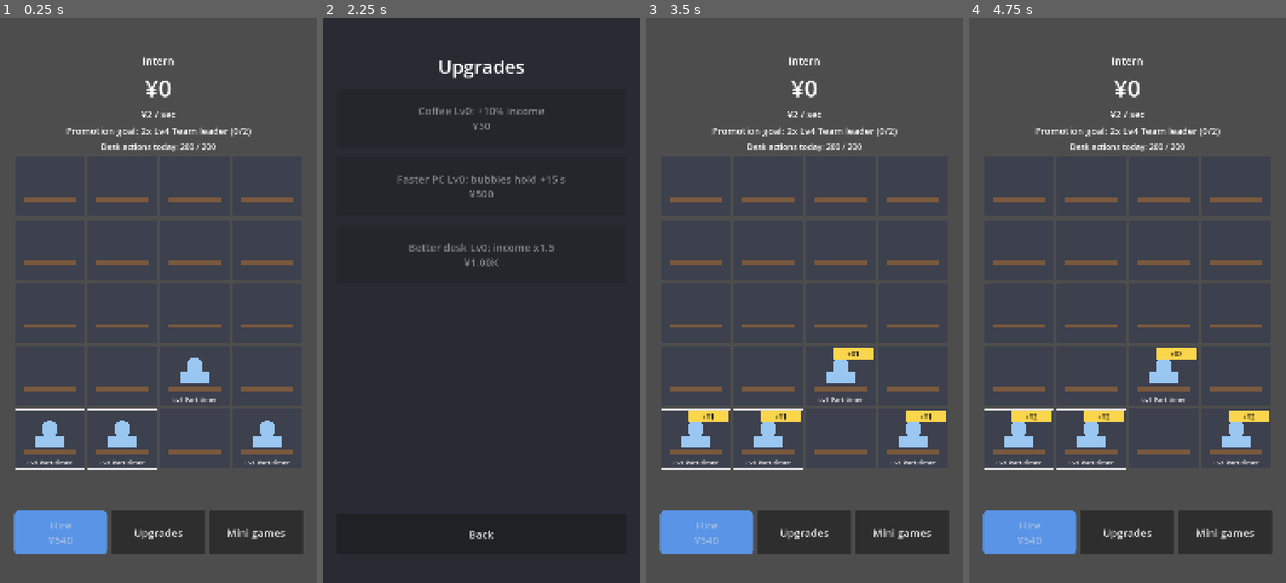
Above: before the commit, frames 1-4 (left to right).
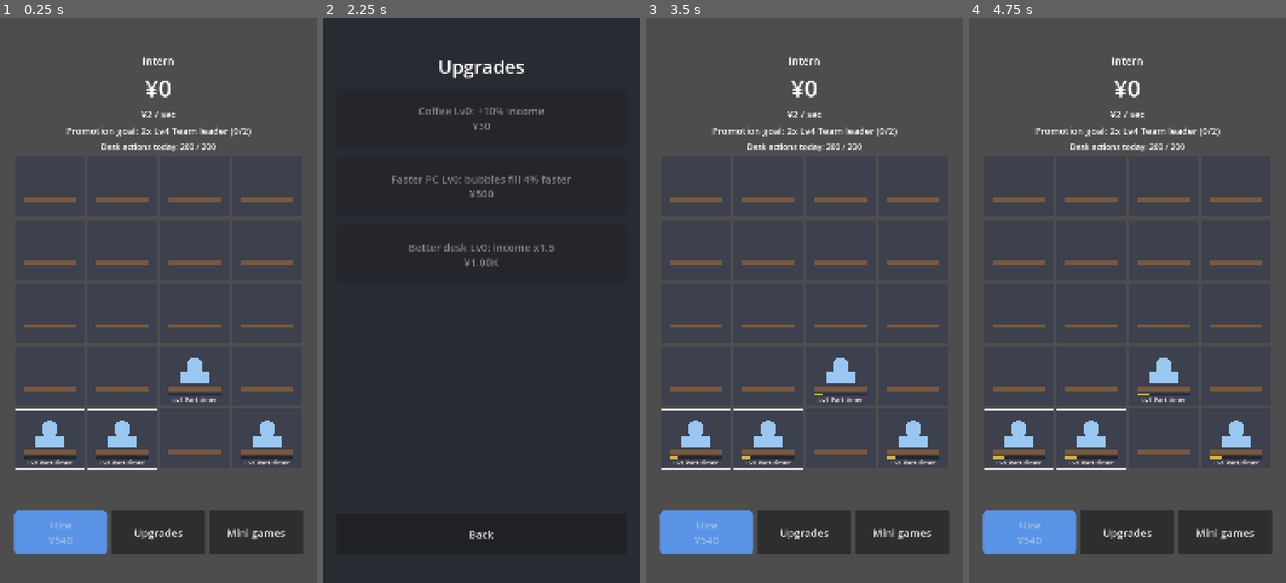
Above: after the commit, the same moments.

Repository: zulfahmi14/corporate-ladder-tycoon
Game: Godot game, scene res://src/ui/main/main.tscn
Two runs of this game, one before a commit and one after it. Both use one fixed random seed, a clock stepped at 60 frames per second and the inputs below.
Inputs:
- Up to frame 1 (0.25 s): no input
- Up to frame 2 (2.25 s): click "Upgrades" at 0.5 s; click "Mini games" at 1.25 s; click "Upgrades" at 2 s
- Up to frame 3 (3.5 s): click "Mini games" at 2.75 s
- Up to frame 4 (4.75 s): click "Upgrades" at 3.5 s; click "Mini games" at 4.25 s

The runs differ from the first frame. In frame 1, 0.4% of the frame differs, in the area x 7-93%, y 66-79%; in frame 2, 0.4%; in frame 3, 1.4%, in the area x 7-95%, y 58-79%; in frame 4, 1.4%.

Commit message:
Fixed-size bubbles, no seat swaps, fire when stuck, welcome-back lump
Owner changes (D-12):
- Each level's bubble has a fixed capacity and fill time (Lv1 20 s,
  Senpai 60 s, ... Lv12 20 min). It can be collected only when full and
  the desk earns nothing until it is. Faster PC now fills 4% faster.
- Seats never swap: drag only to an empty desk or onto a twin neighbour.
- Stuck (every desk taken, no neighbouring pair): a Fire button appears;
  firing costs 10 minutes of that coworker's income as severance.
- Time away fills each bubble once; 50% of income for the capped time
  waits behind a 'Welcome back! Collect' button (offline earnings kept).
- Desks draw a fill bar; full bubbles show the amount; fire mode shows
  severance in red.
- Sim: CEO day 16.8 / 9.9 (ads); a careful player never needs Fire, a
  careless one fires cheap Lv1s.

Co-Authored-By: Claude Opus 5.5 <noreply@anthropic.com>
Claude-Session: https://claude.ai/code/session_01SnyqAje3u6iqyeA2hjPDje

Diff:
--- a/locale/translations.csv
+++ b/locale/translations.csv
@@ -73,7 +73,7 @@
 UPGRADES_TITLE,Upgrades
 UPGRADE_COFFEE,"Coffee Lv{level}: +10% income
 {cost}"
-UPGRADE_PC,"Faster PC Lv{level}: bubbles hold +15 s
+UPGRADE_PC,"Faster PC Lv{level}: bubbles fill 4% faster
 {cost}"
 UPGRADE_DESK,"Better desk Lv{level}: income x1.5
 {cost}"
@@ -90,3 +90,9 @@
 LEVEL_EXECUTIVE,Executive
 LEVEL_VICE_PRESIDENT,Vice pres.
 LEVEL_BOARD_ADVISOR,Board advisor
+MAIN_WELCOME_BACK,Welcome back! Collect {amount}
+MAIN_FIRE_BUTTON,Office stuck: fire someone
+MAIN_FIRE_CANCEL,Cancel firing
+TOAST_OCCUPIED,That desk is taken. Move to an empty desk or merge with a twin.
+TOAST_FIRE_PICK,Tap a coworker to fire. Severance is shown in red.
+TOAST_FIRE_TOO_POOR,Not enough yen for that severance yet.
--- a/src/core/economy.gd
+++ b/src/core/economy.gd
@@ -48,9 +48,9 @@
 	return (1.0 + EconomyData.COFFEE_BONUS * coffee_level) * pow(EconomyData.DESK_MULT, desk_level)
 
 
-## How many seconds of income a bubble holds while the app is open.
-static func bubble_cap_s(pc_level: int) -> float:
-	return EconomyData.BUBBLE_ACTIVE_CAP_S + EconomyData.PC_CAP_S_PER_LEVEL * pc_level
+## Seconds to fill one bubble at [param level]; Faster PC shortens it 4% per level.
+static func fill_seconds(level: int, pc_level: int) -> float:
+	return EconomyData.FILL_S[level - 1] * (1.0 - EconomyData.PC_FILL_SPEEDUP * pc_level)
 
 
 static func offline_cap_s(rank: int, careers: int) -> float:
--- a/src/core/economy_data.gd
+++ b/src/core/economy_data.gd
@@ -47,9 +47,14 @@
 const ACTIONS_AD_BONUS: int = 50
 const ACTIONS_RESET_HOUR: int = 4
 
-const BUBBLE_ACTIVE_CAP_S: float = 30.0
-const BUBBLE_SHOW_S: float = 3.0
-const PC_CAP_S_PER_LEVEL: float = 15.0
+## Seconds for each level's bubble to fill (capacity = income x fill seconds).
+## A full bubble must be tapped before the desk earns again (D-12).
+const FILL_S: Array[float] = [
+	20.0, 30.0, 60.0, 90.0, 120.0, 180.0, 240.0, 300.0, 420.0, 600.0, 900.0, 1200.0
+]
+const PC_FILL_SPEEDUP: float = 0.04
+## Firing (only when the office is stuck): severance = 10 minutes of that coworker's income.
+const FIRE_SEVERANCE_S: float = 600.0
 
 const COFFEE_BASE_COST: float = 50.0
 const COFFEE_GROWTH: float = 1.9
--- a/src/core/game_rules.gd
+++ b/src/core/game_rules.gd
@@ -2,7 +2,7 @@
 extends RefCounted
 ## Actions that change a PlayerState. Pure: randomness comes in as an RNG, time as numbers.
 
-enum DeskResult { MERGED, MOVED, SWAPPED, NO_ACTIONS, NOT_NEIGHBORS, MAX_LEVEL, INVALID }
+enum DeskResult { MERGED, MOVED, OCCUPIED, NO_ACTIONS, NOT_NEIGHBORS, MAX_LEVEL, INVALID }
 
 
 static func perm_mult(s: PlayerState) -> float:
@@ -46,41 +46,97 @@
 		_seat_random(s, rng, Economy.hire_level(s.rank))
 
 
-## While the app is open: each bubble grows until it holds bubble_cap_s of income.
+## Full size of the bubble at [param desk].
+static func capacity(s: PlayerState, desk: int) -> float:
+	var level: int = s.board[desk]
+	if level == 0:
+		return 0.0
+	return desk_rate(s, desk) * EconomyData.FILL_S[level - 1]
+
+
+## Bubbles fill toward their capacity, then stop until they are tapped.
 static func fill_bubbles(s: PlayerState, seconds: float) -> void:
-	var cap_s: float = Economy.bubble_cap_s(s.pc_level)
 	var boost: float = boost_mult(s)
 	for desk: int in s.board.size():
-		var rate: float = desk_rate(s, desk)
-		if rate > 0.0 and s.bubbles[desk] < rate * cap_s:
-			s.bubbles[desk] = minf(rate * cap_s, s.bubbles[desk] + rate * seconds * boost)
-
-
-## While the app was closed: bubbles fill at 50% up to the offline cap. Returns the total added.
+		var level: int = s.board[desk]
+		if level == 0:
+			continue
+		var cap: float = capacity(s, desk)
+		var speed: float = cap / Economy.fill_seconds(level, s.pc_level)
+		s.bubbles[desk] = minf(cap, s.bubbles[desk] + speed * seconds * boost)
+
+
+static func bubble_full(s: PlayerState, desk: int) -> bool:
+	return s.board[desk] > 0 and s.bubbles[desk] >= capacity(s, desk) * 0.9999
+
+
+## 0..1 for the progress bar under each coworker.
+static func bubble_fraction(s: PlayerState, desk: int) -> float:
+	var cap: float = capacity(s, desk)
+	return clampf(s.bubbles[desk] / cap, 0.0, 1.0) if cap > 0.0 else 0.0
+
+
+## Tapping a full bubble collects it; a partly filled one cannot be collected yet.
+static func claim(s: PlayerState, desk: int) -> float:
+	if not bubble_full(s, desk):
+		return 0.0
+	var amount: float = s.bubbles[desk]
+	s.bubbles[desk] = 0.0
+	earn(s, amount)
+	return amount
+
+
+## Time away: every bubble fills (once), and 50% of income for the capped time
+## waits in away_pending for the "Welcome back" button. Returns the amount added.
 static func fill_offline(s: PlayerState, now_unix: float) -> float:
 	var elapsed: float = clampf(
 		now_unix - s.last_seen_unix, 0.0, Economy.offline_cap_s(s.rank, s.careers)
 	)
-	var total: float = 0.0
-	for desk: int in s.board.size():
-		var add: float = desk_rate(s, desk) * elapsed * EconomyData.OFFLINE_EFFICIENCY
-		s.bubbles[desk] += add
-		total += add
-	return total
-
-
-static func bubble_visible(s: PlayerState, desk: int) -> bool:
-	return (
-		s.bubbles[desk] > 0.0 and s.bubbles[desk] >= desk_rate(s, desk) * EconomyData.BUBBLE_SHOW_S
-	)
-
-
-## Tapping a desk claims its bubble; returns the amount (0 if nothing to claim).
-static func claim(s: PlayerState, desk: int) -> float:
-	var amount: float = s.bubbles[desk]
-	s.bubbles[desk] = 0.0
+	if elapsed <= 0.0:
+		return 0.0
+	var amount: float = income_ps(s) * elapsed * EconomyData.OFFLINE_EFFICIENCY
+	s.away_pending += amount
+	fill_bubbles(s, elapsed)
+	return amount
+
+
+static func collect_away(s: PlayerState, doubled: bool) -> float:
+	var amount: float = s.away_pending * (2.0 if doubled else 1.0)
+	s.away_pending = 0.0
 	earn(s, amount)
 	return amount
+
+
+## Stuck: every desk is taken and no neighbouring pair can merge.
+static func is_stuck(s: PlayerState) -> bool:
+	var size: int = s.board.size()
+	for desk: int in size:
+		var level: int = s.board[desk]
+		if level == 0:
+			return false
+		if level < EconomyData.MAX_LEVEL:
+			for n: int in Economy.neighbors(desk, size):
+				if s.board[n] == level:
+					return false
+	return true
+
+
+static func fire_cost(s: PlayerState, desk: int) -> float:
+	return desk_rate(s, desk) * EconomyData.FIRE_SEVERANCE_S
+
+
+## Fires the coworker at [param desk] when the office is stuck. Returns the
+## severance paid, or -1 if not stuck, empty desk, or not enough yen.
+static func fire(s: PlayerState, desk: int) -> float:
+	if not is_stuck(s) or s.board[desk] == 0:
+		return -1.0
+	var fee: float = fire_cost(s, desk)
+	if fee > s.yen:
+		return -1.0
+	s.yen -= fee
+	s.board[desk] = 0
+	s.bubbles[desk] = 0.0
+	return fee
 
 
 static func free_desks(s: PlayerState) -> Array[int]:
@@ -123,8 +179,8 @@
 		s.actions_left += EconomyData.ACTIONS_AD_BONUS
 
 
-## Drag from one desk to another: move to an empty desk, merge with an identical
-## neighbour, or swap seats. Each costs one desk action.
+## Drag from one desk to another: move to an empty desk or merge with an identical
+## neighbour (each costs one desk action). Seats never swap.
 static func desk_action(s: PlayerState, from: int, to: int) -> DeskResult:
 	var size: int = s.board.size()
 	if from == to or from < 0 or to < 0 or from >= size or to >= size or s.board[from] == 0:
@@ -144,18 +200,13 @@
 		if not Economy.are_neighbors(from, to, size):
 			return DeskResult.NOT_NEIGHBORS
 		result = DeskResult.MERGED
+		var stored: float = s.bubbles[to] + s.bubbles[from]
 		s.board[to] += 1
-		s.bubbles[to] += s.bubbles[from]  # nothing earned is lost in a merge
+		s.bubbles[to] = minf(capacity(s, to), stored)  # what was earned carries over
 		s.board[from] = 0
 		s.bubbles[from] = 0.0
 	else:
-		result = DeskResult.SWAPPED
-		var level: int = s.board[to]
-		var bubble: float = s.bubbles[to]
-		s.board[to] = s.board[from]
-		s.bubbles[to] = s.bubbles[from]
-		s.board[from] = level
-		s.bubbles[from] = bubble
+		return DeskResult.OCCUPIED
 	s.actions_left -= 1
 	return result
 
--- a/src/core/player_state.gd
+++ b/src/core/player_state.gd
@@ -9,6 +9,8 @@
 ## Unclaimed yen waiting on each desk.
 var bubbles: Array[float] = []
 var hires: int = 0
+## "Welcome back" earnings waiting to be collected.
+var away_pending: float = 0.0
 var run_started: bool = false
 var coffee_level: int = 0
 var pc_level: int = 0
@@ -63,6 +65,7 @@
 		"board": board.duplicate(),
 		"bubbles": bubbles.duplicate(),
 		"hires": hires,
+		"away_pending": away_pending,
 		"run_started": run_started,
 		"coffee_level": coffee_level,
 		"pc_level": pc_level,
@@ -99,6 +102,7 @@
 		if s.board[i] == 0:
 			s.bubbles[i] = 0.0
 	s.hires = int(_num(data, "hires", 0.0, 0.0, 1.0e6))
+	s.away_pending = _num(data, "away_pending", 0.0, 0.0, INF)
 	s.run_started = _flag(data, "run_started", false)
 	s.coffee_level = int(_num(data, "coffee_level", 0.0, 0.0, 1.0e6))
 	s.pc_level = int(_num(data, "pc_level", 0.0, 0.0, EconomyData.PC_MAX_LEVEL))
--- a/src/ui/board/desk_cell.gd
+++ b/src/ui/board/desk_cell.gd
@@ -24,12 +24,18 @@
 const DESK_COLOR := Color(0.47, 0.35, 0.24)
 const BUBBLE_COLOR := Color(0.98, 0.84, 0.3)
 const GLOW_COLOR := Color(1.0, 1.0, 1.0, 0.85)
+const BAR_BG := Color(0.15, 0.15, 0.18)
+const BAR_FILL := Color(0.98, 0.84, 0.3, 0.8)
+const FIRE_COLOR := Color(0.92, 0.4, 0.4)
+const FILL_STEPS: float = 40.0
 
 var desk: int = 0
 var level: int = 0
 var bubble_text: String = ""
 var can_merge: bool = false
 var goal_level: bool = false
+var fill: float = 0.0
+var fire_text: String = ""
 
 
 func _init(index: int) -> void:
@@ -39,18 +45,31 @@
 	mouse_filter = Control.MOUSE_FILTER_PASS
 
 
-func show_state(new_level: int, new_bubble: String, mergeable: bool, at_goal: bool) -> void:
+## Redraws only when something visible changed (fill is rounded to 40 steps).
+func show_state(
+	new_level: int,
+	new_bubble: String,
+	new_fill: float,
+	mergeable: bool,
+	at_goal: bool,
+	new_fire_text: String
+) -> void:
+	var stepped: float = floorf(new_fill * FILL_STEPS) / FILL_STEPS
 	if (
 		new_level == level
 		and new_bubble == bubble_text
+		and is_equal_approx(stepped, fill)
 		and mergeable == can_merge
 		and at_goal == goal_level
+		and new_fire_text == fire_text
 	):
 		return
 	level = new_level
 	bubble_text = new_bubble
+	fill = stepped
 	can_merge = mergeable
 	goal_level = at_goal
+	fire_text = new_fire_text
 	queue_redraw()
 
 
@@ -112,15 +131,24 @@
 		)
 		if goal_level:
 			draw_circle(r.position + Vector2(22, 22), 12, BUBBLE_COLOR)  # counts toward the goal
-	if bubble_text != "":
-		var pill := Rect2(r.position + Vector2(w * 0.38, 6), Vector2(w * 0.6, 40))
-		draw_rect(pill, BUBBLE_COLOR)
-		draw_string(
-			font,
-			pill.position + Vector2(0, 30),
-			bubble_text,
-			HORIZONTAL_ALIGNMENT_CENTER,
-			pill.size.x,
-			24,
-			Color(0.15, 0.12, 0.05)
-		)
+		var bar := Rect2(r.position + Vector2(w * 0.12, h * 0.8), Vector2(w * 0.76, 8))
+		draw_rect(bar, BAR_BG)
+		draw_rect(Rect2(bar.position, Vector2(bar.size.x * fill, bar.size.y)), BAR_FILL)
+	if fire_text != "":
+		_draw_pill(r, fire_text, FIRE_COLOR, Color.WHITE, font)
+	elif bubble_text != "":
+		_draw_pill(r, bubble_text, BUBBLE_COLOR, Color(0.15, 0.12, 0.05), font)
+
+
+func _draw_pill(r: Rect2, text: String, bg: Color, ink: Color, font: Font) -> void:
+	var pill := Rect2(r.position + Vector2(r.size.x * 0.3, 6), Vector2(r.size.x * 0.68, 40))
+	draw_rect(pill, bg)
+	draw_string(
+		font,
+		pill.position + Vector2(0, 30),
+		text,
+		HORIZONTAL_ALIGNMENT_CENTER,
+		pill.size.x,
+		24,
+		ink
+	)
--- a/src/ui/main/main.gd
+++ b/src/ui/main/main.gd
@@ -11,6 +11,9 @@
 var _goal_label: Label
 var _actions_label: Label
 var _promote_button: Button
+var _away_button: Button
+var _fire_button: Button
+var _fire_mode: bool = false
 var _hire_button: Button
 var _grid: GridContainer
 var _cells: Array[DeskCell] = []
@@ -38,8 +41,16 @@
 	MinigameView.paint(_promote_button, MinigameView.GOOD_COLOR)
 	_promote_button.pressed.connect(_on_promote)
 	page.add_child(_promote_button)
+	_away_button = MinigameView.make_button("", 120)
+	MinigameView.paint(_away_button, DeskCell.BUBBLE_COLOR)
+	_away_button.pressed.connect(_on_collect_away)
+	page.add_child(_away_button)
 	_actions_label = MinigameView.make_label("", 28)
 	page.add_child(_actions_label)
+	_fire_button = MinigameView.make_button("", 110)
+	MinigameView.paint(_fire_button, DeskCell.FIRE_COLOR)
+	_fire_button.pressed.connect(_on_fire_button)
+	page.add_child(_fire_button)
 	var scroll := ScrollContainer.new()
 	scroll.size_flags_vertical = Control.SIZE_EXPAND_FILL
 	scroll.horizontal_scroll_mode = ScrollContainer.SCROLL_MODE_DISABLED
@@ -100,7 +111,10 @@
 
 func _on_desk_tapped(desk: int) -> void:
 	var s: PlayerState = GameState.state
-	if not GameRules.bubble_visible(s, desk):
+	if _fire_mode:
+		_fire_at(desk)
+		return
+	if not GameRules.bubble_full(s, desk):
 		return
 	var amount: float = GameRules.claim(s, desk)
 	_float_text(_cells[desk], "+" + NumberFormat.yen(amount))
@@ -119,6 +133,8 @@
 			_show_toast(tr("TOAST_NOT_NEIGHBORS"))
 		GameRules.DeskResult.MAX_LEVEL:
 			_show_toast(tr("TOAST_MAX_LEVEL"))
+		GameRules.DeskResult.OCCUPIED:
+			_show_toast(tr("TOAST_OCCUPIED"))
 	GameState.mark_dirty()
 
 
@@ -140,6 +156,33 @@
 			tr("TOAST_PROMOTED").format({"rank": tr(EconomyData.RANK_KEYS[GameState.state.rank])})
 		)
 		GameState.mark_dirty()
+
+
+func _on_collect_away() -> void:
+	var amount: float = GameRules.collect_away(GameState.state, false)
+	if amount > 0.0:
+		_float_text(_away_button, "+" + NumberFormat.yen(amount))
+		GameState.mark_dirty()
+
+
+func _on_fire_button() -> void:
+	_fire_mode = not _fire_mode
+	if _fire_mode:
+		_show_toast(tr("TOAST_FIRE_PICK"))
+	_refresh()
+
+
+func _fire_at(desk: int) -> void:
+	var s: PlayerState = GameState.state
+	if s.board[desk] == 0:
+		return
+	var fee: float = GameRules.fire(s, desk)
+	if fee < 0.0:
+		_show_toast(tr("TOAST_FIRE_TOO_POOR"))
+		return
+	_fire_mode = false
+	_float_text(_cells[desk], "-" + NumberFormat.yen(fee))
+	GameState.mark_dirty()
 
 
 func _on_offline_earned(amount: float) -> void:
@@ -204,13 +247,29 @@
 		else tr("MAIN_HIRE_BUTTON").format({"cost": NumberFormat.yen(cost)})
 	)
 	_hire_button.disabled = full or cost > s.yen
+	_away_button.visible = s.away_pending > 0.0
+	_away_button.text = tr("MAIN_WELCOME_BACK").format({"amount": NumberFormat.yen(s.away_pending)})
+	var stuck: bool = GameRules.is_stuck(s)
+	if not stuck:
+		_fire_mode = false
+	_fire_button.visible = stuck
+	_fire_button.text = tr("MAIN_FIRE_CANCEL") if _fire_mode else tr("MAIN_FIRE_BUTTON")
 	var goal: int = EconomyData.GOAL_LEVEL[s.rank]
 	for desk: int in _cells.size():
 		var level: int = s.board[desk]
-		var bubble: String = (
-			"+" + NumberFormat.yen(s.bubbles[desk]) if GameRules.bubble_visible(s, desk) else ""
+		var ready: bool = GameRules.bubble_full(s, desk)
+		var bubble: String = "+" + NumberFormat.yen(s.bubbles[desk]) if ready else ""
+		var fire_text: String = ""
+		if _fire_mode and level > 0:
+			fire_text = "-" + NumberFormat.yen(GameRules.fire_cost(s, desk))
+		_cells[desk].show_state(
+			level,
+			bubble,
+			GameRules.bubble_fraction(s, desk),
+			_has_twin_neighbor(s, desk),
+			level >= goal,
+			fire_text
 		)
-		_cells[desk].show_state(level, bubble, _has_twin_neighbor(s, desk), level >= goal)
 
 
 func _refresh_goal(s: PlayerState) -> void:
--- a/tests/fixtures/economy_parity.json
+++ b/tests/fixtures/economy_parity.json
@@ -50,8 +50,22 @@
   "starting_team": 4,
   "actions_per_day": 200,
   "actions_ad_bonus": 50,
-  "bubble_active_cap_s": 30.0,
-  "pc_cap_s_per_level": 15.0,
+  "fill_s": [
+   20,
+   30,
+   60,
+   90,
+   120,
+   180,
+   240,
+   300,
+   420,
+   600,
+   900,
+   1200
+  ],
+  "pc_fill_speedup": 0.04,
+  "fire_severance_s": 600,
   "coffee_bonus": 0.1,
   "desk_mult": 1.5,
   "xp_per_promotion": 10,
--- a/tests/test_economy_parity.gd
+++ b/tests/test_economy_parity.gd
@@ -14,6 +14,8 @@
 		assert_eq(EconomyData.GOAL_COUNT[i], int(c["goal_count"][i]))
 		assert_near(EconomyData.HIRE_BASE_COST[i], c["hire_base_cost"][i])
 	assert_eq(EconomyData.LEVEL_INCOME.size(), (c["level_income"] as Array).size())
+	for i: int in EconomyData.FILL_S.size():
+		assert_near(EconomyData.FILL_S[i], c["fill_s"][i])
 	for i: int in EconomyData.LEVEL_INCOME.size():
 		assert_near(EconomyData.LEVEL_INCOME[i], c["level_income"][i])
 	var scalars: Dictionary = {
@@ -21,8 +23,8 @@
 		"starting_team": EconomyData.STARTING_TEAM,
 		"actions_per_day": EconomyData.ACTIONS_PER_DAY,
 		"actions_ad_bonus": EconomyData.ACTIONS_AD_BONUS,
-		"bubble_active_cap_s": EconomyData.BUBBLE_ACTIVE_CAP_S,
-		"pc_cap_s_per_level": EconomyData.PC_CAP_S_PER_LEVEL,
+		"pc_fill_speedup": EconomyData.PC_FILL_SPEEDUP,
+		"fire_severance_s": EconomyData.FIRE_SEVERANCE_S,
 		"coffee_bonus": EconomyData.COFFEE_BONUS,
 		"desk_mult": EconomyData.DESK_MULT,
 		"xp_per_promotion": EconomyData.XP_PER_PROMOTION,
--- a/tests/test_game_rules.gd
+++ b/tests/test_game_rules.gd
@@ -45,7 +45,7 @@
 	assert_eq(GameRules.desk_action(s, 0, 1), GameRules.DeskResult.MERGED)
 	assert_eq(s.board[1], 3)
 	assert_eq(s.board[0], 0)
-	assert_near(s.bubbles[1], 15.0)
+	assert_near(s.bubbles[1], 15.0, 1e-9, "stored yen carries over (below new capacity)")
 	assert_eq(s.actions_left, EconomyData.ACTIONS_PER_DAY - 1)
 
 
@@ -57,16 +57,16 @@
 	assert_eq(s.actions_left, EconomyData.ACTIONS_PER_DAY, "failed merge costs nothing")
 
 
-func test_move_and_swap_cost_one_action() -> void:
+func test_move_costs_one_action_and_seats_never_swap() -> void:
 	var s := PlayerState.new()
 	s.board[0] = 1
 	s.board[5] = 3
 	assert_eq(GameRules.desk_action(s, 0, 10), GameRules.DeskResult.MOVED)
 	assert_eq(s.board[10], 1)
-	assert_eq(GameRules.desk_action(s, 10, 5), GameRules.DeskResult.SWAPPED)
-	assert_eq(s.board[5], 1)
-	assert_eq(s.board[10], 3)
-	assert_eq(s.actions_left, EconomyData.ACTIONS_PER_DAY - 2)
+	assert_eq(GameRules.desk_action(s, 10, 5), GameRules.DeskResult.OCCUPIED)
+	assert_eq(s.board[5], 3)
+	assert_eq(s.board[10], 1)
+	assert_eq(s.actions_left, EconomyData.ACTIONS_PER_DAY - 1)
 
 
 func test_no_actions_left_blocks_moves() -> void:
@@ -98,24 +98,72 @@
 	assert_true(GameRules.can_buy_ad_actions(s))
 
 
-func test_bubbles_fill_to_cap_and_claim_pays() -> void:
-	var s := PlayerState.new()
-	s.board[0] = 1
+func test_bubble_fills_in_level_time_and_only_full_can_be_claimed() -> void:
+	var s := PlayerState.new()
+	s.board[0] = 3
+	var cap: float = Economy.level_income(3) * 60.0  # Senpai fills in 60 s
+	assert_near(GameRules.capacity(s, 0), cap)
+	GameRules.fill_bubbles(s, 30.0)
+	assert_near(GameRules.bubble_fraction(s, 0), 0.5)
+	assert_near(GameRules.claim(s, 0), 0.0, 1e-9, "half-full bubble cannot be claimed")
 	GameRules.fill_bubbles(s, 1000.0)
-	var cap: float = Economy.level_income(1) * EconomyData.BUBBLE_ACTIVE_CAP_S
-	assert_near(s.bubbles[0], cap)
+	assert_near(s.bubbles[0], cap, 1e-9, "a full bubble stops growing")
 	assert_near(GameRules.claim(s, 0), cap)
 	assert_near(s.yen, cap)
 	assert_near(s.bubbles[0], 0.0)
 
 
-func test_offline_fills_at_half_rate_up_to_cap() -> void:
+func test_faster_pc_shortens_fill_time() -> void:
+	assert_near(Economy.fill_seconds(3, 0), 60.0)
+	assert_near(Economy.fill_seconds(3, 10), 36.0)
+
+
+func test_away_time_fills_bubbles_once_and_pays_welcome_back_lump() -> void:
 	var s := PlayerState.new()
 	s.board[0] = 1
 	s.last_seen_unix = 1000.0
 	var added: float = GameRules.fill_offline(s, 1000.0 + 100000.0)
 	assert_near(added, 0.5 * 2.0 * 3600.0 * 0.5)
-	assert_near(GameRules.fill_offline(s, 0.0), 0.0, 1e-9, "clock moved back pays nothing")
+	assert_true(GameRules.bubble_full(s, 0))
+	assert_near(s.away_pending, added)
+	assert_near(GameRules.collect_away(s, true), added * 2.0)
+	assert_near(s.away_pending, 0.0)
+	s.last_seen_unix = 5000.0
+	assert_near(GameRules.fill_offline(s, 10.0), 0.0, 1e-9, "clock moved back pays nothing")
+
+
+func test_stuck_only_when_full_without_pairs() -> void:
+	var s := PlayerState.new()
+	for i: int in s.board.size():
+		s.board[i] = 1 + (i + int(i / 4.0)) % 2  # checkerboard of Lv1 and Lv2
+	assert_true(GameRules.is_stuck(s))
+	s.board[1] = 1  # now desk 0 and 1 are both Lv1 neighbours
+	assert_true(not GameRules.is_stuck(s))
+	s.board[1] = 2
+	s.board[19] = 0
+	assert_true(not GameRules.is_stuck(s), "an empty desk means a move is possible")
+
+
+func test_fire_only_when_stuck_and_charges_by_level() -> void:
+	var s := PlayerState.new()
+	s.board[0] = 1
+	s.yen = 1.0e9
+	assert_near(GameRules.fire(s, 0), -1.0, 1e-9, "not stuck: cannot fire")
+	for i: int in s.board.size():
+		s.board[i] = 1 + (i + int(i / 4.0)) % 2
+	assert_true(GameRules.fire_cost(s, 1) > GameRules.fire_cost(s, 0), "Lv2 costs more than Lv1")
+	var fee: float = GameRules.fire(s, 0)
+	assert_near(fee, Economy.level_income(1) * EconomyData.FIRE_SEVERANCE_S)
+	assert_eq(s.board[0], 0)
+	assert_near(s.yen, 1.0e9 - fee)
+
+
+func test_fire_needs_enough_yen() -> void:
+	var s := PlayerState.new()
+	for i: int in s.board.size():
+		s.board[i] = 1 + (i + int(i / 4.0)) % 2
+	assert_near(GameRules.fire(s, 0), -1.0)
+	assert_eq(s.board[0], 1)
 
 
 func test_promotion_needs_goal_and_resets_board() -> void:
--- a/tests/test_main_screen.gd
+++ b/tests/test_main_screen.gd
@@ -26,10 +26,13 @@
 	main.call("_on_hire")
 	assert_eq(s.hires, 1)
 	var desk: int = s.board.find(1)
-	GameRules.fill_bubbles(s, 60.0)
+	GameRules.fill_bubbles(s, 5.0)
 	var yen_before: float = s.yen
 	main.call("_on_desk_tapped", desk)
-	assert_true(s.yen > yen_before, "tapping a bubble pays")
+	assert_near(s.yen, yen_before, 1e-9, "a filling bubble cannot be collected")
+	GameRules.fill_bubbles(s, 60.0)
+	main.call("_on_desk_tapped", desk)
+	assert_true(s.yen > yen_before, "tapping a full bubble pays")
 	s.board.fill(0)
 	s.board[0] = 3
 	s.board[1] = 3
@@ -67,3 +70,32 @@
 	main.call("_on_desk_dropped", 0, 1)
 	assert_eq(s.board[0], 1, "no actions: nothing merges")
 	_done(main)
+
+
+func test_stuck_office_shows_fire_and_fires_on_tap() -> void:
+	var main := _main()
+	var s: PlayerState = GameState.state
+	for i: int in s.board.size():
+		s.board[i] = 1 + (i + int(i / 4.0)) % 2
+	s.yen = 1.0e6
+	main.call("_refresh")
+	assert_true(main.get("_fire_button").visible)
+	main.call("_on_fire_button")
+	main.call("_on_desk_tapped", 0)
+	assert_eq(s.board[0], 0)
+	main.call("_refresh")
+	assert_true(not main.get("_fire_button").visible, "free desk: no longer stuck")
+	_done(main)
+
+
+func test_welcome_back_button_collects_away_earnings() -> void:
+	var main := _main()
+	var s: PlayerState = GameState.state
+	s.away_pending = 500.0
+	main.call("_refresh")
+	assert_true(main.get("_away_button").visible)
+	main.call("_on_collect_away")
+	assert_near(s.yen, 500.0)
+	main.call("_refresh")
+	assert_true(not main.get("_away_button").visible)
+	_done(main)
